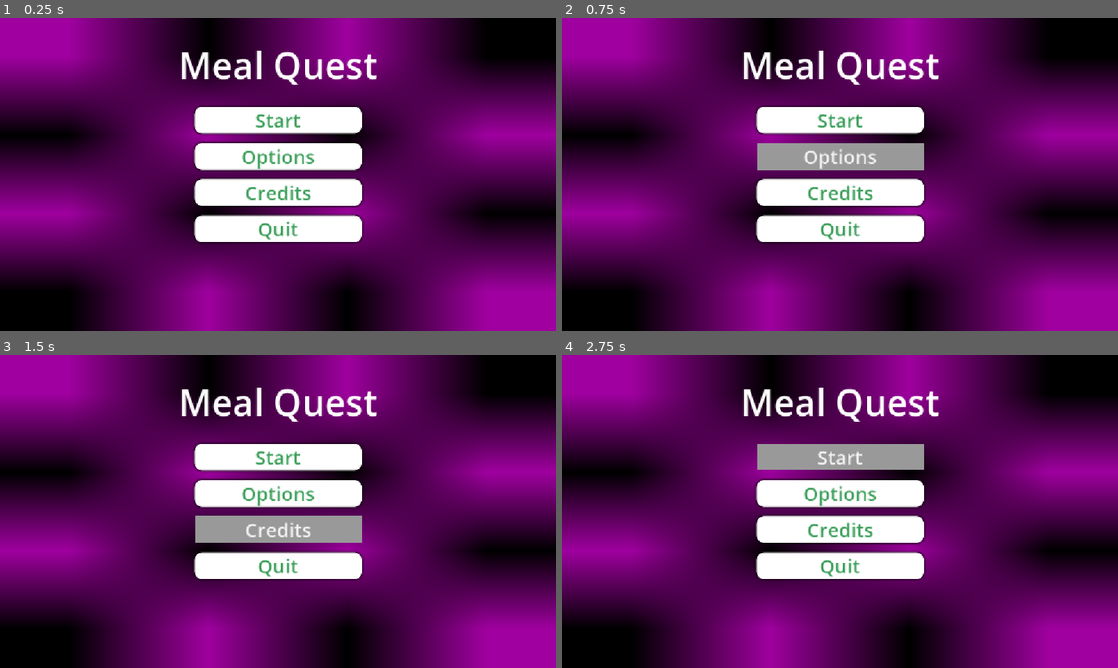
Above: before the commit, frames 1-4 (two rows, left to right).
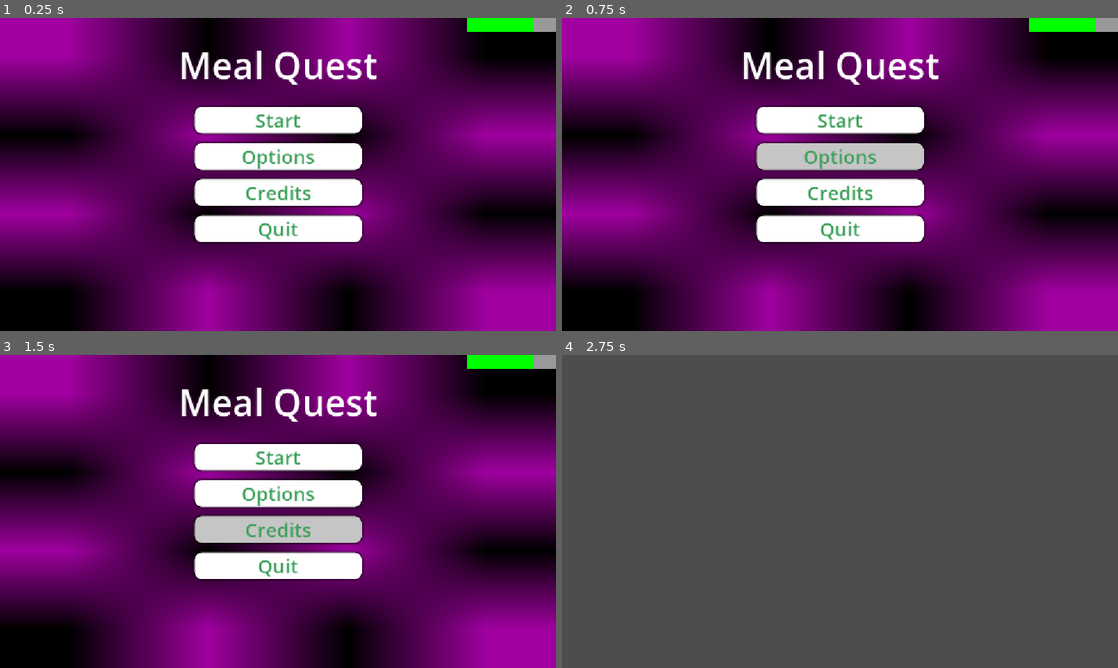
Above: after the commit, the same moments.

Repository: ElectricMouseOfficial/mealquest
Game: Godot game, scene res://main_menu.tscn
Same seed, same stepped clock (60 frames per second), same inputs: the game is played once before the commit and once after it.
Inputs:
- Up to frame 1 (0.25 s): no input
- Up to frame 2 (0.75 s): click "Options" at 0.5 s
- Up to frame 3 (1.5 s): click "Credits" at 1.25 s
- Up to frame 4 (2.75 s): click "Start" at 2 s

The runs differ from the first frame. In frame 1, 0.7% of the frame differs, in the area x 84-100%, y 0-5%; in frame 2, 3.3%; in frame 3, 3.3%; in frame 4, 100%, in the area x 0-100%, y 0-100%.

Commit message:
stuff for buttons

Diff:
--- /dev/null
+++ b/meal-quest/main_menu.gd
@@ -0,0 +1,27 @@
+extends Control
+
+
+# Called when the node enters the scene tree for the first time.
+func _ready() -> void:
+	pass # Replace with function body.
+
+
+# Called every frame. 'delta' is the elapsed time since the previous frame.
+func _process(delta: float) -> void:
+	pass
+
+
+func _on_start_button_pressed() -> void:
+	get_tree().change_scene_to_file("res://turn_manager.tscn")
+
+
+func _on_options_button_pressed() -> void:
+	print("options")
+
+
+func _on_credits_button_pressed() -> void:
+	print("credits")
+
+
+func _on_quit_button_pressed() -> void:
+	get_tree().quit()
--- a/meal-quest/main_menu.tscn
+++ b/meal-quest/main_menu.tscn
@@ -1,4 +1,7 @@
 [gd_scene format=3 uid="uid://bq5h1mue44ggh"]
+
+[ext_resource type="Script" uid="uid://difhkyns328dm" path="res://main_menu.gd" id="1_06t4h"]
+[ext_resource type="Script" uid="uid://1baq1opywugf" path="res://progress_bar.gd" id="2_7vrkn"]
 
 [sub_resource type="PlaceholderTexture2D" id="PlaceholderTexture2D_nsyf1"]
 
@@ -14,7 +17,28 @@
 corner_radius_bottom_left = 16
 shadow_size = 5
 
-[sub_resource type="StyleBoxFlat" id="StyleBoxFlat_rhts7"]
+[sub_resource type="StyleBoxFlat" id="StyleBoxFlat_06t4h"]
+bg_color = Color(0.37036446, 0.3703645, 0.37036446, 1)
+corner_radius_top_left = 16
+corner_radius_top_right = 16
+corner_radius_bottom_right = 16
+corner_radius_bottom_left = 16
+shadow_size = 5
+
+[sub_resource type="StyleBoxFlat" id="StyleBoxFlat_7vrkn"]
+bg_color = Color(0.7708395, 0.77083945, 0.77083945, 1)
+corner_radius_top_left = 16
+corner_radius_top_right = 16
+corner_radius_bottom_right = 16
+corner_radius_bottom_left = 16
+shadow_size = 5
+
+[sub_resource type="StyleBoxEmpty" id="StyleBoxEmpty_fu7sn"]
+
+[sub_resource type="StyleBoxFlat" id="StyleBoxFlat_n2lyd"]
+
+[sub_resource type="StyleBoxFlat" id="StyleBoxFlat_yc4dm"]
+bg_color = Color(0.3883625, 0.7010227, 0, 1)
 
 [node name="MainMenu" type="Control" unique_id=1031210757]
 layout_mode = 3
@@ -23,6 +47,7 @@
 anchor_bottom = 1.0
 grow_horizontal = 2
 grow_vertical = 2
+script = ExtResource("1_06t4h")
 
 [node name="Panel" type="Panel" parent="." unique_id=148014582]
 layout_mode = 1
@@ -51,37 +76,57 @@
 [node name="Button" type="Button" parent="VBoxContainer" unique_id=1700636474]
 layout_mode = 2
 size_flags_vertical = 3
-theme_override_colors/font_color = Color(0.23366272, 0.62285465, 0.35269478, 1)
+theme_override_colors/font_color = Color(0.23529412, 0.62352943, 0.3529412, 1)
+theme_override_colors/font_focus_color = Color(0.23529412, 0.62352943, 0.3529412, 1)
+theme_override_colors/font_pressed_color = Color(0.23529412, 0.62352943, 0.3529412, 1)
+theme_override_colors/font_hover_color = Color(0.23529412, 0.62352943, 0.3529412, 1)
 theme_override_font_sizes/font_size = 40
-theme_override_styles/normal = SubResource("StyleBoxFlat_x5fo1")
-theme_override_styles/hover = SubResource("StyleBoxFlat_rhts7")
+theme_override_styles/normal = SubResource("StyleBoxFlat_rhts7")
+theme_override_styles/pressed = SubResource("StyleBoxFlat_06t4h")
+theme_override_styles/hover = SubResource("StyleBoxFlat_7vrkn")
+theme_override_styles/focus = SubResource("StyleBoxEmpty_fu7sn")
 text = "Start"
 
 [node name="Button2" type="Button" parent="VBoxContainer" unique_id=275744741]
 layout_mode = 2
 size_flags_vertical = 3
 theme_override_colors/font_color = Color(0.23366272, 0.62285465, 0.35269478, 1)
+theme_override_colors/font_focus_color = Color(0.23529412, 0.62352943, 0.3529412, 1)
+theme_override_colors/font_pressed_color = Color(0.23529412, 0.62352943, 0.3529412, 1)
+theme_override_colors/font_hover_color = Color(0.23529412, 0.62352943, 0.3529412, 1)
 theme_override_font_sizes/font_size = 40
-theme_override_styles/normal = SubResource("StyleBoxFlat_x5fo1")
-theme_override_styles/hover = SubResource("StyleBoxFlat_rhts7")
+theme_override_styles/normal = SubResource("StyleBoxFlat_rhts7")
+theme_override_styles/pressed = SubResource("StyleBoxFlat_06t4h")
+theme_override_styles/hover = SubResource("StyleBoxFlat_7vrkn")
+theme_override_styles/focus = SubResource("StyleBoxEmpty_fu7sn")
 text = "Options"
 
 [node name="Button3" type="Button" parent="VBoxContainer" unique_id=1794586401]
 layout_mode = 2
 size_flags_vertical = 3
 theme_override_colors/font_color = Color(0.23366272, 0.62285465, 0.35269478, 1)
+theme_override_colors/font_focus_color = Color(0.23529412, 0.62352943, 0.3529412, 1)
+theme_override_colors/font_pressed_color = Color(0.23529412, 0.62352943, 0.3529412, 1)
+theme_override_colors/font_hover_color = Color(0.23529412, 0.62352943, 0.3529412, 1)
 theme_override_font_sizes/font_size = 40
-theme_override_styles/normal = SubResource("StyleBoxFlat_x5fo1")
-theme_override_styles/hover = SubResource("StyleBoxFlat_rhts7")
+theme_override_styles/normal = SubResource("StyleBoxFlat_rhts7")
+theme_override_styles/pressed = SubResource("StyleBoxFlat_06t4h")
+theme_override_styles/hover = SubResource("StyleBoxFlat_7vrkn")
+theme_override_styles/focus = SubResource("StyleBoxEmpty_fu7sn")
 text = "Credits"
 
 [node name="Button4" type="Button" parent="VBoxContainer" unique_id=854490719]
 layout_mode = 2
 size_flags_vertical = 3
 theme_override_colors/font_color = Color(0.23366272, 0.62285465, 0.35269478, 1)
+theme_override_colors/font_focus_color = Color(0.23529412, 0.62352943, 0.3529412, 1)
+theme_override_colors/font_pressed_color = Color(0.23529412, 0.62352943, 0.3529412, 1)
+theme_override_colors/font_hover_color = Color(0.23529412, 0.62352943, 0.3529412, 1)
 theme_override_font_sizes/font_size = 40
-theme_override_styles/normal = SubResource("StyleBoxFlat_x5fo1")
-theme_override_styles/hover = SubResource("StyleBoxFlat_rhts7")
+theme_override_styles/normal = SubResource("StyleBoxFlat_rhts7")
+theme_override_styles/pressed = SubResource("StyleBoxFlat_06t4h")
+theme_override_styles/hover = SubResource("StyleBoxFlat_7vrkn")
+theme_override_styles/focus = SubResource("StyleBoxEmpty_fu7sn")
 text = "Quit"
 
 [node name="Label" type="Label" parent="." unique_id=208454098]
@@ -101,3 +146,23 @@
 text = "Meal Quest"
 horizontal_alignment = 1
 vertical_alignment = 1
+
+[node name="CanvasLayer" type="CanvasLayer" parent="." unique_id=187376829]
+
+[node name="ProgressBar" type="ProgressBar" parent="CanvasLayer" unique_id=1561640809]
+anchors_preset = 1
+anchor_left = 1.0
+anchor_right = 1.0
+offset_left = -185.0
+offset_bottom = 28.0
+grow_horizontal = 0
+theme_override_styles/background = SubResource("StyleBoxFlat_n2lyd")
+theme_override_styles/fill = SubResource("StyleBoxFlat_yc4dm")
+value = 75.0
+show_percentage = false
+script = ExtResource("2_7vrkn")
+
+[connection signal="pressed" from="VBoxContainer/Button" to="." method="_on_start_button_pressed"]
+[connection signal="pressed" from="VBoxContainer/Button2" to="." method="_on_options_button_pressed"]
+[connection signal="pressed" from="VBoxContainer/Button3" to="." method="_on_credits_button_pressed"]
+[connection signal="pressed" from="VBoxContainer/Button4" to="." method="_on_quit_button_pressed"]
Not shown, added: meal-quest/main_menu.gd.uid
Not shown: 1 places in meal-quest/main_menu.tscn that only renumber resources
